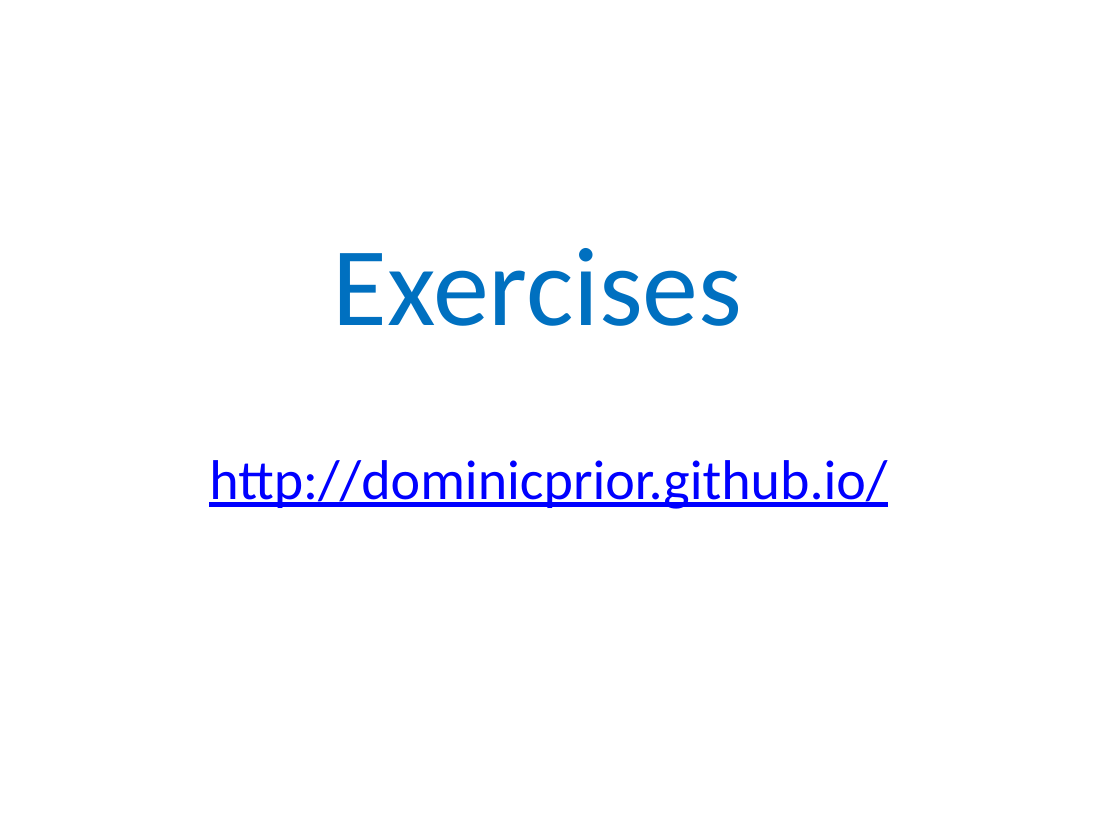
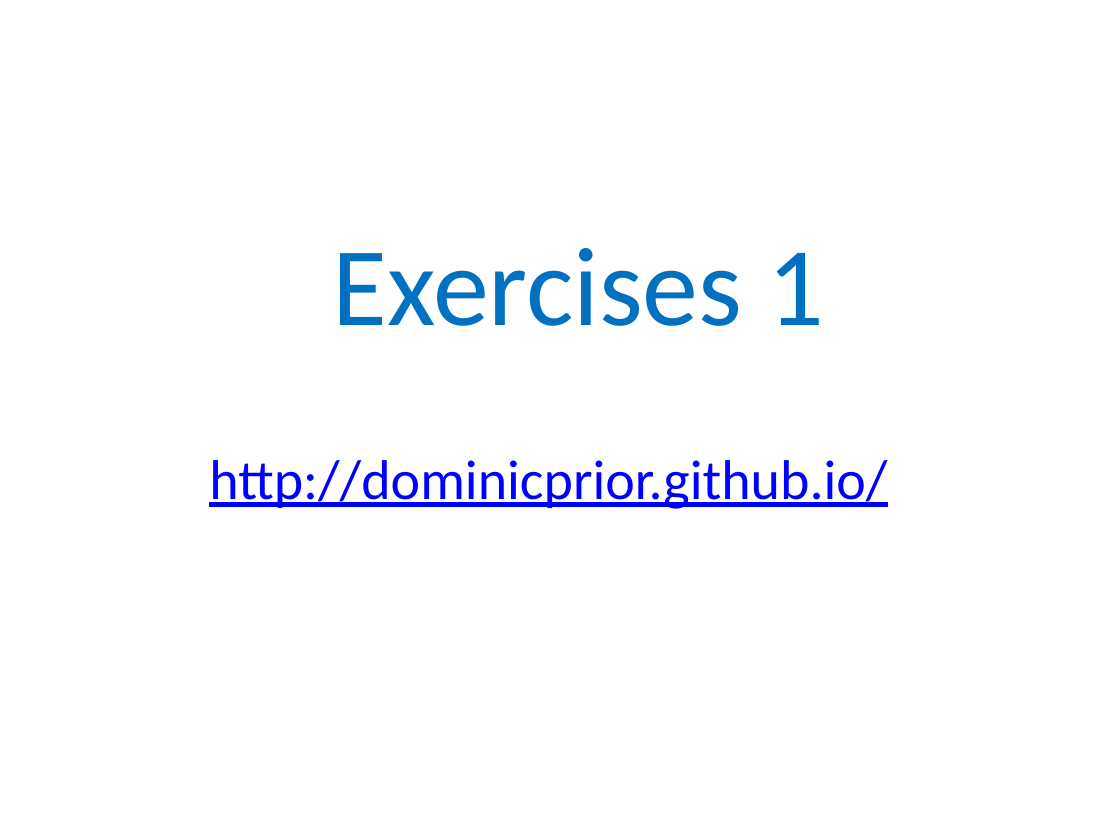
Before and after one commit to dominicprior/beginning-haskell-course, a slide deck: slide 8 of beginning-haskell.pptx. Drawn at 1120x840 pixels with LibreOffice and Linux fonts; fonts in the diff are those of the drawing. Boxes give left, top, right and bottom in pixels: in the first picture for what was removed or moved away, otherwise in the second. Text is boxed around its words. In the diff, an @@ line names an element or a change of style, - is before the commit and + after.

```diff
--- a/beginning-haskell.pptx
+++ b/beginning-haskell.pptx
@@ text at (333, 248, 825, 326): text changed @@
-Exercises
+Exercises 1
```
Also in this commit, not shown: 3 other slides changed, 4 slides added.
